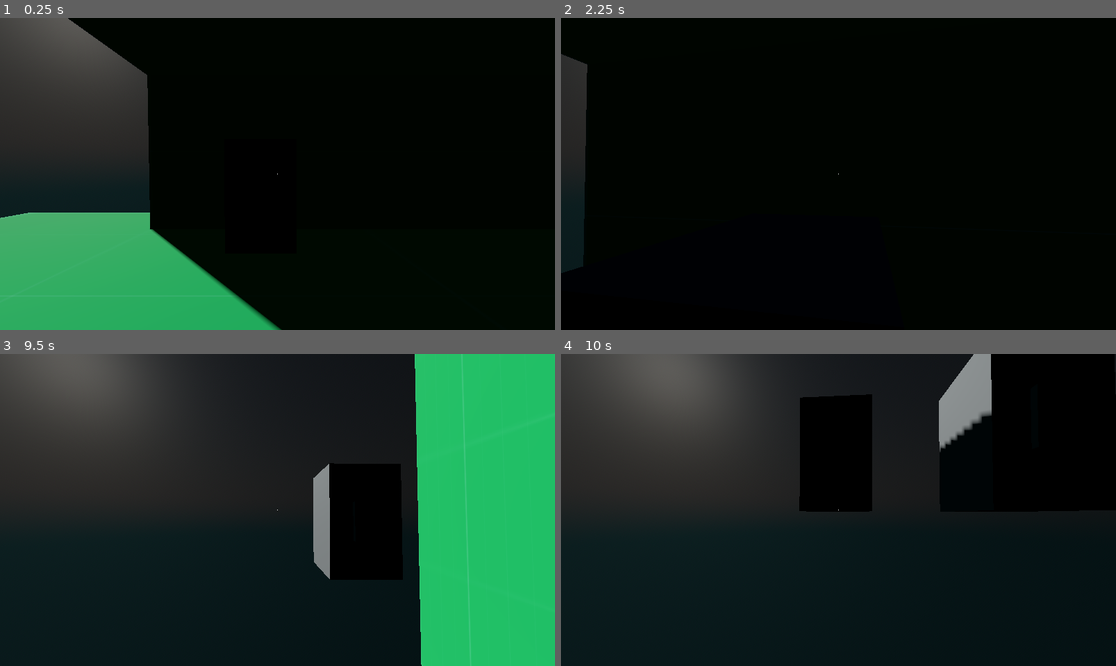
Above: before the commit, frames 1-4 (two rows, left to right).
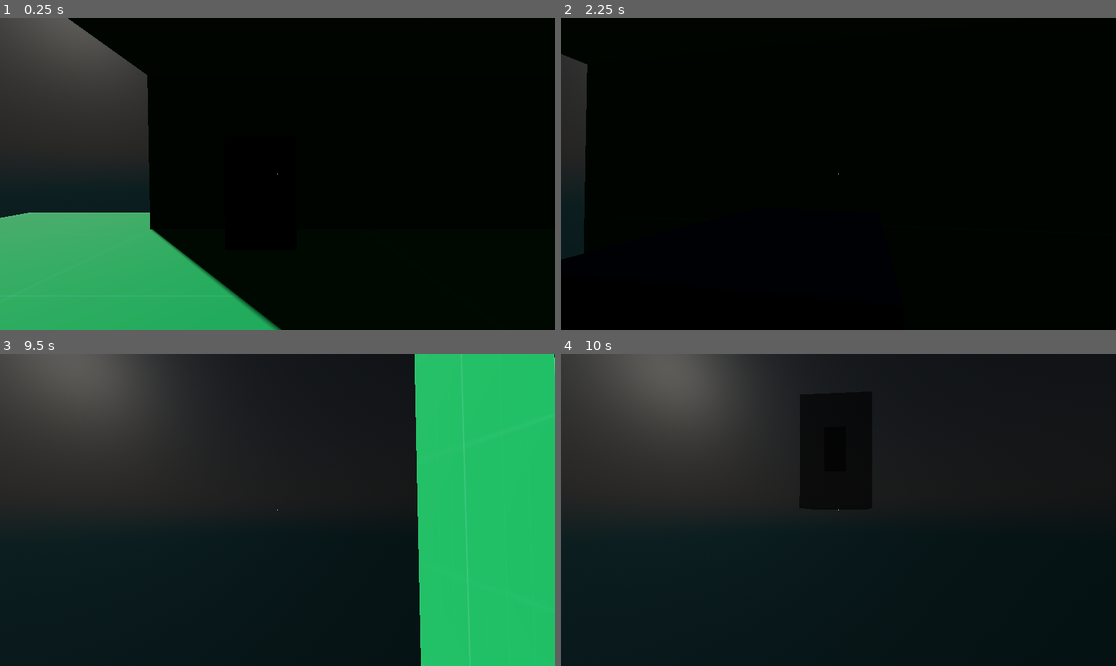
Above: after the commit, the same moments.

Repository: iSnakeBuzz/qsygame
Game: Godot game, scene res://scenes/test.tscn
Same seed, same stepped clock (60 frames per second), same inputs: the game is played once before the commit and once after it.
Inputs (mouse positions are in pixels of both pictures, inside the frame that each line leads up to):
- Up to frame 1 (0.25 s): no input
- Up to frame 2 (2.25 s): tap Enter (ui_accept) at 0.5, 0.77, 1.52, 2 s; move the mouse to (832, 180) at 0.52 s; hold ` (key_0) 0.53-1.28 s; hold Up (ui_up) from 0.53 s (still down); tap 1 (key_1) at 0.8, 1.35 s; move the mouse to (877, 177) at 1.27 s; tap ` (key_0) at 1.55 s; move the mouse to (794, 170) at 2.02 s; hold 1 (key_1) from 2.03 s (still down); tap C (crouch) at 2.1 s
- Up to frame 3 (9.5 s): move the mouse to (283, 510) at 2.77 s; release Up (ui_up) at 2.78 s; release 1 (key_1) at 2.78 s; hold Left (ui_left) 2.78-3.53 s; tap ` (key_0) at 2.85, 4.55, 6.05, 7.35, 9.05 s; tap Enter (ui_accept) at 3.02, 3.77, 4.52, 5, 6.02, 6.5, 6.77, 7.25, 7.52, 8, 9.02 s; move the mouse to (255, 503) at 3.52 s; hold 1 (key_1) 3.53-4.28 s; hold Up (ui_up) 3.53-5.78 s; move the mouse to (305, 510) at 4.27 s; tap Shift (sprint) at 4.35, 8.85 s; move the mouse to (249, 510) at 5.02 s; hold ` (key_0) 5.03-5.78 s; tap 1 (key_1) at 5.3, 5.85 s; move the mouse to (288, 503) at 5.77 s; hold Right (ui_right) 5.78-6.53 s; move the mouse to (271, 516) at 6.52 s; hold 1 (key_1) 6.53-7.28 s; hold Up (ui_up) 6.53-8.78 s; tap C (crouch) at 6.6 s; move the mouse to (316, 513) at 7.27 s; move the mouse to (233, 506) at 8.02 s; hold 1 (key_1) 8.03-8.78 s; move the mouse to (283, 510) at 8.77 s; hold Left (ui_left) from 8.78 s (still down)
- Up to frame 4 (10 s): move the mouse to (816, 503) at 9.52 s; release Left (ui_left) at 9.53 s; hold Up (ui_up) from 9.53 s (still down); hold ` (key_0) from 9.53 s (still down); tap Enter (ui_accept) at 9.77 s; tap 1 (key_1) at 9.8 s

The runs differ from the first frame. In frame 2, 0.2% of the frame differs, in the area x 0-5%, y 75-82%; in frame 3, 3.1%, in the area x 56-100%, y 0-100%; in frame 4, 2.5%.
Error before the commit: Cannot call method 'queue_free' on a null value. (res://scripts/PlacementManager.gd:50)

Commit message:
feat: implement washing machine placement system with visual feedback

Diff:
--- /dev/null
+++ b/materials/allowed_placement.tres
@@ -0,0 +1,6 @@
+[gd_resource type="StandardMaterial3D" format=3 uid="uid://d3odsud4sbpad"]
+
+[resource]
+transparency = 1
+depth_draw_mode = 1
+albedo_color = Color(0.25622997, 0.78, 0.16379997, 0.627451)
--- /dev/null
+++ b/materials/unallowed_placement.tres
@@ -0,0 +1,6 @@
+[gd_resource type="StandardMaterial3D" format=3 uid="uid://dkfrn3twt1qxe"]
+
+[resource]
+transparency = 1
+depth_draw_mode = 1
+albedo_color = Color(0.78039217, 0.16078432, 0.28627452, 0.627451)
--- a/objects/washing_machine.tscn
+++ b/objects/washing_machine.tscn
@@ -1,40 +1,60 @@
-[gd_scene load_steps=2 format=3 uid="uid://blj4vtvx2im5b"]
+[gd_scene load_steps=6 format=3 uid="uid://blj4vtvx2im5b"]
+
+[ext_resource type="Script" uid="uid://cjjmxe2earg8n" path="res://scripts/washing_machine.gd" id="1_kjuok"]
+
+[sub_resource type="BoxShape3D" id="BoxShape3D_kjuok"]
+size = Vector3(1.2, 1.8812695, 1.4047523)
 
 [sub_resource type="BoxShape3D" id="BoxShape3D_3yc0x"]
 size = Vector3(1.2, 1.91, 1.33)
 
-[node name="WashingMachine" type="Node3D"]
-
-[node name="CSGBox3D" type="CSGBox3D" parent="."]
-transform = Transform3D(1, 0, 0, 0, 1, 0, 0, 0, 1, 0, 0.91, 0)
+[sub_resource type="BoxMesh" id="BoxMesh_7jpbw"]
 size = Vector3(1.2, 1.91, 1.33)
 
-[node name="CSGBox3D2" type="CSGBox3D" parent="."]
-transform = Transform3D(1, 0, 0, 0, 1, 0, 0, 0, 1, 0, 0.91, -0.5)
-size = Vector3(0.42285156, 0.63964844, 0.4892578)
+[sub_resource type="BoxMesh" id="BoxMesh_k44nr"]
+size = Vector3(0.35, 0.71, 0.14)
 
-[node name="StaticBody3D" type="StaticBody3D" parent="."]
+[node name="WashingMachine" type="Node3D" node_paths=PackedStringArray("meshes")]
+script = ExtResource("1_kjuok")
+meshes = [NodePath("Area/MeshInstance3D"), NodePath("Area/MeshInstance3D/MeshInstance3D2")]
 
-[node name="CollisionShape3D" type="CollisionShape3D" parent="StaticBody3D"]
-transform = Transform3D(1, 0, 0, 0, 1, 0, 0, 0, 1, 0, 0.91, 0)
+[node name="Area" type="Area3D" parent="."]
+transform = Transform3D(1, 0, 0, 0, 1, 0, 0, 0, 1, 0, 0.96, 0)
+
+[node name="AreaCollision" type="CollisionShape3D" parent="Area"]
+transform = Transform3D(1, 0, 0, 0, 1, 0, 0, 0, 1, 0, 0.014365256, -0.037670255)
+shape = SubResource("BoxShape3D_kjuok")
+
+[node name="StaticBody" type="StaticBody3D" parent="Area"]
+
+[node name="CollisionShape3D" type="CollisionShape3D" parent="Area/StaticBody"]
 shape = SubResource("BoxShape3D_3yc0x")
 
+[node name="MeshInstance3D" type="MeshInstance3D" parent="Area"]
+mesh = SubResource("BoxMesh_7jpbw")
+skeleton = NodePath("../..")
+
+[node name="MeshInstance3D2" type="MeshInstance3D" parent="Area/MeshInstance3D"]
+transform = Transform3D(1, 0, 0, 0, 1, 0, 0, 0, 1, 0, 0, -0.67)
+mesh = SubResource("BoxMesh_k44nr")
+skeleton = NodePath("../../..")
+
 [node name="Ray1" type="RayCast3D" parent="."]
-transform = Transform3D(1, 0, 0, 0, 1, 0, 0, 0, 1, -0.58596313, -0.02, -0.65093845)
-target_position = Vector3(0, -0.03, 0)
+transform = Transform3D(1, 0, 0, 0, 1, 0, 0, 0, 1, -0.58596313, 0.055, -0.65093845)
+target_position = Vector3(0, -0.09, 0)
 collision_mask = 2
 
 [node name="Ray2" type="RayCast3D" parent="."]
-transform = Transform3D(1, 0, 0, 0, 1, 0, 0, 0, 1, 0.586, -0.02, -0.651)
-target_position = Vector3(0, -0.03, 0)
+transform = Transform3D(1, 0, 0, 0, 1, 0, 0, 0, 1, 0.586, 0.055, -0.651)
+target_position = Vector3(0, -0.09, 0)
 collision_mask = 2
 
 [node name="Ray3" type="RayCast3D" parent="."]
-transform = Transform3D(1, 0, 0, 0, 1, 0, 0, 0, 1, 0.586, -0.02, 0.651)
-target_position = Vector3(0, -0.03, 0)
+transform = Transform3D(1, 0, 0, 0, 1, 0, 0, 0, 1, 0.586, 0.055, 0.651)
+target_position = Vector3(0, -0.09, 0)
 collision_mask = 2
 
 [node name="Ray4" type="RayCast3D" parent="."]
-transform = Transform3D(1, 0, 0, 0, 1, 0, 0, 0, 1, -0.586, -0.02, 0.651)
-target_position = Vector3(0, -0.03, 0)
+transform = Transform3D(1, 0, 0, 0, 1, 0, 0, 0, 1, -0.586, 0.055, 0.651)
+target_position = Vector3(0, -0.09, 0)
 collision_mask = 2
--- a/scripts/PlacementManager.gd
+++ b/scripts/PlacementManager.gd
@@ -1,10 +1,13 @@
 extends Node
 
-@onready var WashingMachine = preload("res://objects/washing_machine.tscn")
+@onready var WashingMachineObject = preload("res://objects/washing_machine.tscn")
 
 var instance: Node3D
 var target_rotation_y := 0.0
 var rotation_speed := 25.0
+
+var placing: bool = false
+var can_place: bool = false
 
 func _process(_delta: float) -> void:
 	if not Game.Player or not Game.Player.getCollisionWith():
@@ -17,6 +20,8 @@
 
 	print("Instance position: " + str(instance.transform.origin) + " Collision position: " + str(collision))
 	instance.transform.origin = collision
+
+	can_place = instance.check_placement()
 
 	var current_y = instance.rotation.y
 	var new_y = lerp_angle(current_y, target_rotation_y, _delta * rotation_speed)
@@ -42,11 +47,17 @@
 	if not event.pressed:
 		return
 
-	if event.is_action_pressed("key_1"):
-		instance = WashingMachine.instantiate()
+	if event.is_action_pressed("key_1") and not placing:
+		instance = WashingMachineObject.instantiate()
 		add_child(instance)
+		placing = true
 		print("Instance created")
-	elif event.is_action_pressed("key_0"):
+	elif event.is_action_pressed("key_0") and instance:
 		instance.queue_free()
 		instance = null
+		placing = false
+		target_rotation_y = 0.0
 		print("Instance destroyed")
+	elif event.is_action_pressed("action"):
+		if can_place:
+			pass
--- /dev/null
+++ b/scripts/washing_machine.gd
@@ -0,0 +1,33 @@
+class_name WashingMachine extends Node3D
+
+@onready var allowed_placement: Material = preload("res://materials/allowed_placement.tres")
+@onready var unallowed_placement: Material = preload("res://materials/unallowed_placement.tres")
+
+@onready var area: Area3D = $Area
+@onready var raycasts: Array[RayCast3D] = [$Ray1, $Ray2, $Ray3, $Ray4]
+
+@export var meshes: Array[MeshInstance3D]
+
+func _ready() -> void:
+	pass
+
+func _unallowed_placement() -> void:
+	for mesh in meshes:
+		mesh.material_override = unallowed_placement
+
+func _allowed_placement() -> void:
+	for mesh in meshes:
+		mesh.material_override = allowed_placement
+
+func check_placement() -> bool:
+	for ray in raycasts:
+		if not ray.is_colliding():
+			_unallowed_placement()
+			return false
+
+	if area.get_overlapping_areas():
+		_unallowed_placement()
+		return false
+
+	_allowed_placement()
+	return true
Not shown, added: scripts/washing_machine.gd.uid
